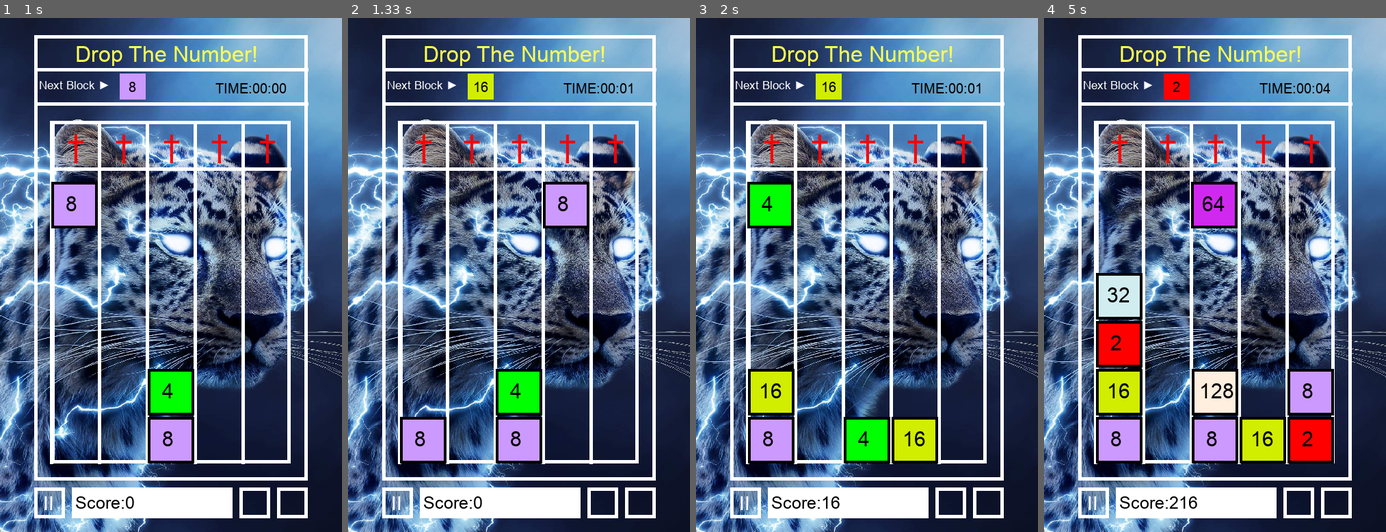
Above: before the commit, frames 1-4 (left to right).
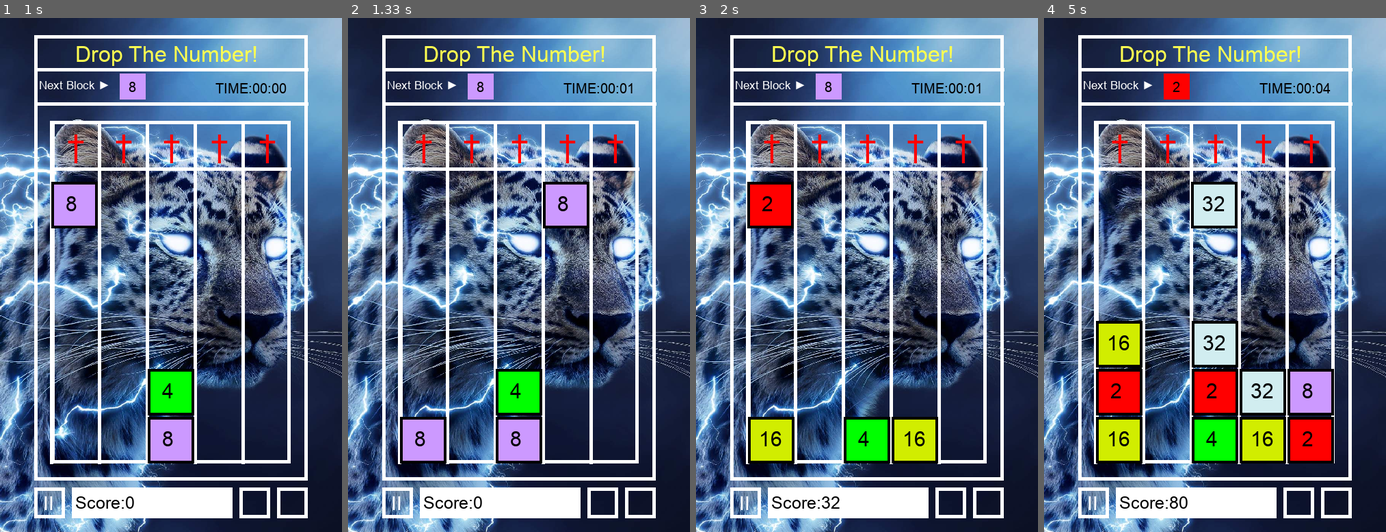
Above: after the commit, the same moments.

Repository: Allen-wa-ng/09170134githw1
Game: pygame game, started from game-lu.py
Same seed, same stepped clock (60 frames per second), same inputs: the game is played once before the commit and once after it.
Inputs (mouse positions are in pixels of both pictures, inside the frame that each line leads up to):
- Up to frame 1 (1 s): click (171, 275) at 0.38 s; click (171, 310) at 0.72 s
- Up to frame 2 (1.33 s): click (412, 197) at 1.05 s
- Up to frame 3 (2 s): click (908, 321) at 1.38 s; click (784, 172) at 1.72 s
- Up to frame 4 (5 s): click (1197, 408) at 2.05 s; click (1204, 187) at 2.38 s; click (1283, 233) at 2.72 s; click (1303, 228) at 3.05 s; click (1321, 264) at 3.38 s; click (1286, 182) at 3.72 s; click (1115, 177) at 4.05 s; click (1228, 254) at 4.38 s; click (1115, 244) at 4.72 s

Frame 1 is identical in both runs. In frame 2, 0.4% of the frame differs, in the area x 35-43%, y 10-16%; in frame 3, 3.6%; in frame 4, 9.4%, in the area x 15-71%, y 32-96%.

Commit message:
highest score

Diff:
--- a/game-lu.py
+++ b/game-lu.py
@@ -31,6 +31,9 @@
 ### Background music
 pygame.mixer.music.load('let it go.ogg') #let it go.mp3 #mission.mp3
 pygame.mixer.music.set_volume(0.5) #set volume
+
+###score_records
+hs = open("score.txt", "w+")
 
 ### Set global variable
 # If the game is pause
@@ -215,7 +218,7 @@
     elif score > 15000:
         nextNumber = pow(2, random.randint(1,7))
     else:
-        nextNumber = pow(2,random.randint(1,6))
+        nextNumber = pow(2,random.randint(1,5))
     x_axis=75+70*track
 
 # Create a stable block
@@ -360,6 +363,16 @@
             if not blockAppend():
                 pygame.mixer.music.stop()
                 gameOver = True
+                highest = 0
+                hs.read(highest)
+                print(highest)
+                if int(highest)<score:
+                    hs.write(str(score))
+                else:
+                    hs.write(str(highest))
+                hs.close()
+                hs = open("score.txt","r+")
+
 
         # Draw
         drawBackground()
--- /dev/null
+++ b/score.txt
@@ -0,0 +1 @@
+22352
